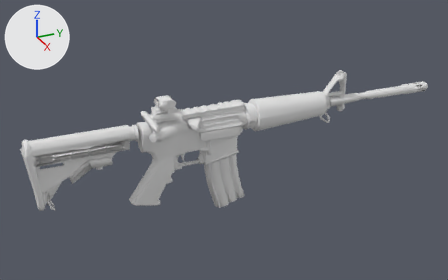
Before and after pictures for a commit that changed the glTF model public/models/weapons/rifle_m4a1.glb.
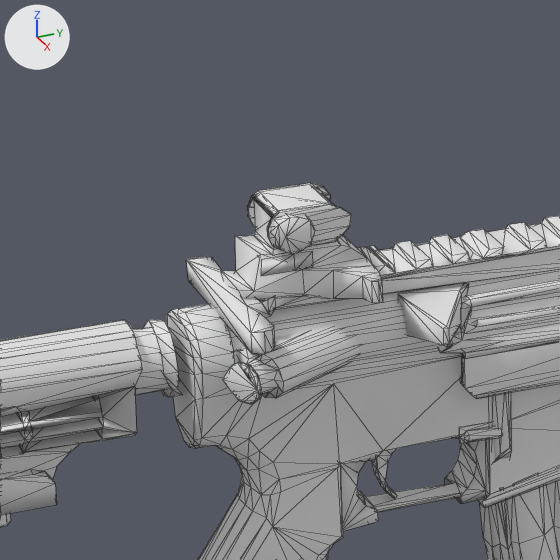
Each version is shown whole from a 50 mm lens placed at (0.977, -0.306, 0.542), pointed at (-0.023, 0.144, 0.042), then close up on the part from 22% to 49% of the width and 20% to 63% of the height. The lights are fixed; the arrows at upper left show +X, +Y and +Z. The last two pictures show the newer version. The close-ups show mesh edges as thin lines. Vertices at exactly the same position are counted once.

Names of what the first close-up shows: 'body', 'mag'.
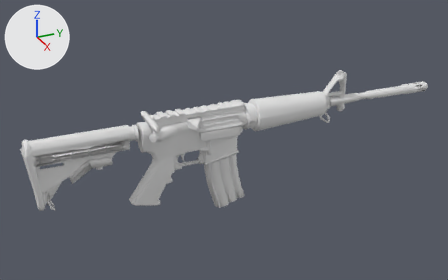
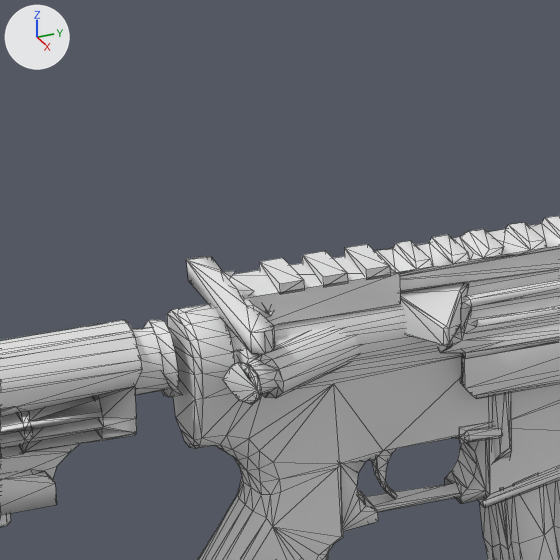
The edits, one by one:
me_body is used by ob_body; location (0.0, 0.0, 0.0).
me_body had 1938 vertices, 3729 faces and spanned x -0.039..0.043, y -0.231..0.607, z -0.051..0.154.
me_body now has 1878 vertices, 3581 faces and spans x -0.039..0.043, y -0.231..0.607, z -0.051..0.154.
me_body part 1: a new loose piece, a box spanning x -0.016..0.009, y -0.006..0.057, z 0.108..0.121.
me_body part 2: a new loose piece, a box spanning x -0.0158..0.0088, y 0.0433..0.0529, z 0.1203..0.1247.
me_body part 3: a new loose piece, a box spanning x -0.0157..0.0088, y 0.0258..0.0354, z 0.1203..0.1247.
me_body part 4: a new loose piece, a box spanning x -0.0157..0.0088, y 0.0083..0.0179, z 0.1203..0.1247.
me_body part 5: the loose piece of 49 vertices spanning x -0.014..0.011, y 0.004..0.037, z 0.139..0.154 is deleted.
me_body part 6: the loose piece of 20 vertices spanning x 0.01..0.016, y 0.005..0.021, z 0.139..0.154 is deleted.
me_body part 7: the loose piece of 11 vertices spanning x -0.016..0.009, y 0.001..0.022, z 0.129..0.136 is deleted.
me_body part 8: 1 vertex moved within x 0.006, y 0.057, z 0.095; 66 vertices removed from x -0.034..0.027, y -0.002..0.055, z 0.117..0.154; 40 vertices added at x -0.021..0.037, y -0.21..0.195, z -0.048..0.121.
Other edits to the shape of me_body do not show in these pictures.

Where the change shows, as pixel boxes (x1, y1, x2, y2) in the close-ups (560 x 560 px; the box of a moved part takes in the faces that stretch with it):
'body', reshaped
    before: (0, 183, 560, 560)
    after: (0, 216, 560, 560)
part 1 of me_body, added
    after: (232, 256, 400, 325)
part 2 of me_body, added
    after: (344, 244, 390, 280)
part 3 of me_body, added
    after: (302, 251, 347, 287)
part 4 of me_body, added
    after: (259, 258, 304, 294)
part 5 of me_body, deleted
    before: (247, 183, 351, 250)
part 6 of me_body, deleted
    before: (271, 213, 315, 254)
part 7 of me_body, deleted
    before: (249, 235, 313, 276)
part 8 of me_body, moved or reshaped
    before: (235, 187, 443, 345)
    after: (0, 229, 560, 560)
